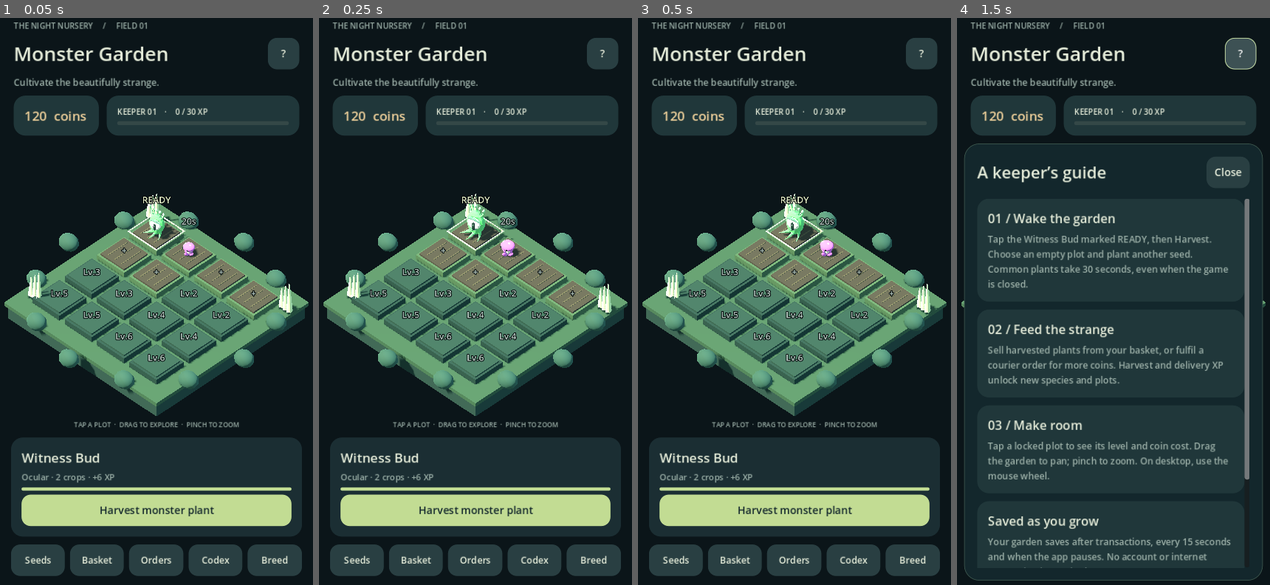
Above: before the commit, frames 1-4 (left to right).
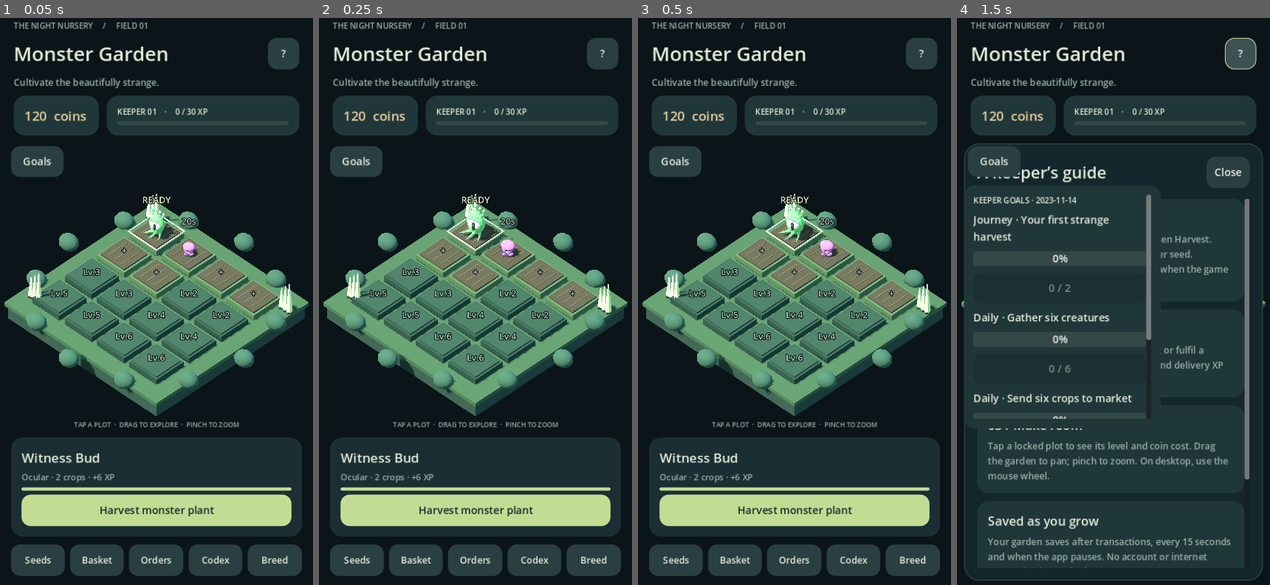
Above: after the commit, the same moments.

Repository: Kashwino/Monster-Garden
Game: Godot game, scene res://scenes/Main.tscn
Two runs of this game, one before a commit and one after it. Both use one fixed random seed, a clock stepped at 60 frames per second and the inputs below.
Inputs:
- Up to frame 1 (0.05 s): no input
- Up to frame 2 (0.25 s): no input
- Up to frame 3 (0.5 s): no input
- Up to frame 4 (1.5 s): click "?" (after the commit: "Goals") at 0.5 s; click "?" at 1.25 s

The runs differ from the first frame. In frame 1, 0.9% of the frame differs, in the area x 3-21%, y 22-28%; in frame 2, 0.9%; in frame 3, 0.9%; in frame 4, 5.3%, in the area x 2-66%, y 24-73%.

Commit message:
feat(quests): add signal-driven progression and three UTC daily goals

Diff:
--- /dev/null
+++ b/data/quests.json
@@ -0,0 +1,308 @@
+[
+  {
+    "id": "keeper_harvest",
+    "title": "Your first strange harvest",
+    "objective": {
+      "type": "harvest",
+      "count": 2,
+      "target": ""
+    },
+    "reward": {
+      "coins": 20,
+      "xp": 5,
+      "seeds": {
+        "witness_bud": 2
+      }
+    },
+    "unlock_level": 1,
+    "after": "",
+    "is_tutorial": false,
+    "focus": "action"
+  },
+  {
+    "id": "keeper_orders",
+    "title": "A parcel for the courier",
+    "objective": {
+      "type": "order",
+      "count": 1,
+      "target": ""
+    },
+    "reward": {
+      "coins": 35,
+      "xp": 10
+    },
+    "unlock_level": 1,
+    "after": "keeper_harvest",
+    "is_tutorial": false,
+    "focus": "action"
+  },
+  {
+    "id": "keeper_graft",
+    "title": "Two lives become one",
+    "objective": {
+      "type": "breed",
+      "count": 1,
+      "target": ""
+    },
+    "reward": {
+      "coins": 50,
+      "xp": 15,
+      "gems": 2
+    },
+    "unlock_level": 2,
+    "after": "keeper_orders",
+    "is_tutorial": false,
+    "focus": "action"
+  },
+  {
+    "id": "keeper_decor",
+    "title": "A place to belong",
+    "objective": {
+      "type": "decoration",
+      "count": 1,
+      "target": ""
+    },
+    "reward": {
+      "coins": 60,
+      "xp": 20
+    },
+    "unlock_level": 2,
+    "after": "keeper_graft",
+    "is_tutorial": false,
+    "focus": "action"
+  },
+  {
+    "id": "keeper_level",
+    "title": "A capable keeper",
+    "objective": {
+      "type": "level",
+      "count": 5,
+      "target": ""
+    },
+    "reward": {
+      "coins": 90,
+      "xp": 20,
+      "gems": 3
+    },
+    "unlock_level": 2,
+    "after": "keeper_decor",
+    "is_tutorial": false,
+    "focus": "action"
+  },
+  {
+    "id": "keeper_master",
+    "title": "A flourishing nursery",
+    "objective": {
+      "type": "harvest",
+      "count": 40,
+      "target": ""
+    },
+    "reward": {
+      "coins": 150,
+      "xp": 40,
+      "gems": 5
+    },
+    "unlock_level": 5,
+    "after": "keeper_level",
+    "is_tutorial": false,
+    "focus": "action"
+  },
+  {
+    "id": "daily_harvest",
+    "title": "Gather six creatures",
+    "objective": {
+      "type": "harvest",
+      "count": 6,
+      "target": ""
+    },
+    "reward": {
+      "coins": 30,
+      "xp": 10,
+      "gems": 1
+    },
+    "unlock_level": 1,
+    "after": "",
+    "is_tutorial": false,
+    "focus": "action",
+    "daily": true
+  },
+  {
+    "id": "daily_sell",
+    "title": "Send six crops to market",
+    "objective": {
+      "type": "sell",
+      "count": 6,
+      "target": ""
+    },
+    "reward": {
+      "coins": 30,
+      "xp": 10,
+      "gems": 1
+    },
+    "unlock_level": 1,
+    "after": "",
+    "is_tutorial": false,
+    "focus": "action",
+    "daily": true
+  },
+  {
+    "id": "daily_orders",
+    "title": "Complete two deliveries",
+    "objective": {
+      "type": "order",
+      "count": 2,
+      "target": ""
+    },
+    "reward": {
+      "coins": 30,
+      "xp": 10,
+      "gems": 1
+    },
+    "unlock_level": 1,
+    "after": "",
+    "is_tutorial": false,
+    "focus": "action",
+    "daily": true
+  },
+  {
+    "id": "daily_breed",
+    "title": "Graft a new seed",
+    "objective": {
+      "type": "breed",
+      "count": 1,
+      "target": ""
+    },
+    "reward": {
+      "coins": 30,
+      "xp": 10,
+      "gems": 1
+    },
+    "unlock_level": 2,
+    "after": "",
+    "is_tutorial": false,
+    "focus": "action",
+    "daily": true
+  },
+  {
+    "id": "daily_decor",
+    "title": "Place a decoration",
+    "objective": {
+      "type": "decoration",
+      "count": 1,
+      "target": ""
+    },
+    "reward": {
+      "coins": 30,
+      "xp": 10,
+      "gems": 1
+    },
+    "unlock_level": 2,
+    "after": "",
+    "is_tutorial": false,
+    "focus": "action",
+    "daily": true
+  },
+  {
+    "id": "daily_discover",
+    "title": "Discover a new species",
+    "objective": {
+      "type": "discover",
+      "count": 1,
+      "target": ""
+    },
+    "reward": {
+      "coins": 30,
+      "xp": 10,
+      "gems": 1
+    },
+    "unlock_level": 2,
+    "after": "",
+    "is_tutorial": false,
+    "focus": "action",
+    "daily": true
+  },
+  {
+    "id": "tutorial_plant",
+    "title": "Choose an empty plot and plant Witness Bud.",
+    "objective": {
+      "type": "plant",
+      "count": 1,
+      "target": ""
+    },
+    "reward": {},
+    "unlock_level": 1,
+    "after": "",
+    "is_tutorial": true,
+    "focus": "plant"
+  },
+  {
+    "id": "tutorial_wait",
+    "title": "Let your new creature grow.",
+    "objective": {
+      "type": "ready",
+      "count": 1,
+      "target": ""
+    },
+    "reward": {},
+    "unlock_level": 1,
+    "after": "",
+    "is_tutorial": true,
+    "focus": "plot"
+  },
+  {
+    "id": "tutorial_harvest",
+    "title": "Harvest your fully grown creature.",
+    "objective": {
+      "type": "harvest",
+      "count": 1,
+      "target": ""
+    },
+    "reward": {},
+    "unlock_level": 1,
+    "after": "",
+    "is_tutorial": true,
+    "focus": "action"
+  },
+  {
+    "id": "tutorial_sell",
+    "title": "Sell one crop from your basket.",
+    "objective": {
+      "type": "sell",
+      "count": 1,
+      "target": ""
+    },
+    "reward": {},
+    "unlock_level": 1,
+    "after": "",
+    "is_tutorial": true,
+    "focus": "basket"
+  },
+  {
+    "id": "tutorial_order",
+    "title": "Fulfil your first courier order.",
+    "objective": {
+      "type": "order",
+      "count": 1,
+      "target": ""
+    },
+    "reward": {},
+    "unlock_level": 1,
+    "after": "",
+    "is_tutorial": true,
+    "focus": "orders"
+  },
+  {
+    "id": "tutorial_breed",
+    "title": "Build a bench and graft your first seed.",
+    "objective": {
+      "type": "breed",
+      "count": 1,
+      "target": ""
+    },
+    "reward": {},
+    "unlock_level": 1,
+    "after": "",
+    "is_tutorial": true,
+    "focus": "breed"
+  }
+]
--- a/project.godot
+++ b/project.godot
@@ -22,6 +22,8 @@
 Breeding="*res://scripts/core/Breeding.gd"
 DiscoveryRewards="*res://scripts/core/DiscoveryRewards.gd"
 
+QuestManager="*res://scripts/core/QuestManager.gd"
+
 [display]
 window/size/viewport_width=480
 window/size/viewport_height=900
--- a/scripts/core/Game.gd
+++ b/scripts/core/Game.gd
@@ -3,7 +3,7 @@
 signal selection_changed(index: int)
 signal restored
 const PLOT_COUNT := 16
-const SAVE_MODULES := {"unlocks":"UnlockManager", "breeding":"Breeding"}
+const SAVE_MODULES := {"unlocks":"UnlockManager", "breeding":"Breeding", "quests":"QuestManager"}
 var plots: Array[Dictionary] = []
 var selected_plot: int = 0
 var discovered: Array[String] = []
--- /dev/null
+++ b/scripts/core/QuestManager.gd
@@ -0,0 +1,105 @@
+extends Node
+signal changed
+signal objective_completed(id: String)
+var definitions: Dictionary = {}
+var progress: Dictionary = {}
+var claimed: Array[String] = []
+var daily_ids: Array[String] = []
+var utc_date := ""
+var tutorial_active_id := ""
+var _midnight: Timer
+
+func _ready() -> void:
+	var rows: Array = JSON.parse_string(FileAccess.get_file_as_string("res://data/quests.json")) as Array
+	for row: Dictionary in rows:
+		definitions[row.id] = row
+	Events.crop_harvested.connect(func(id: String, n: int, _genes: Dictionary) -> void: record("harvest", n, id))
+	Events.crop_planted.connect(func(_i: int, id: String) -> void: record("plant", 1, id))
+	Events.crop_sold.connect(func(id: String, n: int, _coins: int) -> void: record("sell", n, id))
+	Events.order_fulfilled.connect(func(_id: String) -> void: record("order", 1))
+	Events.bred.connect(func(id: String, fresh: bool) -> void:
+		record("breed", 1, id)
+		if fresh: record("breed_new", 1, id))
+	Events.species_discovered.connect(func(id: String) -> void: record("discover", 1, id))
+	Events.decoration_placed.connect(func(id: String) -> void: record("decoration", 1, id))
+	Events.plot_ready.connect(func(_i: int) -> void: record("ready", 1))
+	LevelXP.leveled_up.connect(func(level: int) -> void: record("level", level))
+	_midnight = Timer.new()
+	_midnight.one_shot = true
+	_midnight.timeout.connect(func() -> void: reconcile(); Game.persist())
+	add_child(_midnight)
+
+func is_active(id: String) -> bool:
+	var q: Dictionary = definitions.get(id, {})
+	if q.is_empty() or claimed.has(id) or LevelXP.level < int(q.unlock_level): return false
+	if bool(q.get("is_tutorial", false)): return id == tutorial_active_id
+	if bool(q.get("daily", false)): return daily_ids.has(id)
+	return String(q.after).is_empty() or claimed.has(String(q.after))
+
+func active_quests() -> Array[Dictionary]:
+	var result: Array[Dictionary] = []
+	for id: String in definitions:
+		if is_active(id) and not bool(definitions[id].is_tutorial): result.append(definitions[id])
+	return result
+
+func record(kind: String, amount: int, target: String = "") -> void:
+	for id: String in definitions:
+		if not is_active(id): continue
+		var objective: Dictionary = definitions[id].objective
+		if objective.type != kind or (String(objective.target) != "" and objective.target != target): continue
+		var previous := int(progress.get(id, 0))
+		progress[id] = mini(int(objective.count), maxi(previous, amount) if kind == "level" else previous+amount)
+		if previous < int(objective.count) and int(progress[id]) >= int(objective.count): objective_completed.emit(id)
+	changed.emit()
+
+func can_claim(id: String) -> bool:
+	return is_active(id) and int(progress.get(id, 0)) >= int(definitions[id].objective.count)
+
+func claim(id: String) -> bool:
+	if not can_claim(id): return false
+	claimed.append(id) # Set before rewards/signals so re-entrant claims cannot duplicate grants.
+	var reward: Dictionary = definitions[id].reward
+	Economy.earn(int(reward.get("coins", 0)))
+	LevelXP.add_xp(int(reward.get("xp", 0)))
+	var seeds: Dictionary = reward.get("seeds", {})
+	for species_id: String in seeds:
+		Inventory.add_seed(species_id, Catalog.get_species(species_id).genes, int(seeds[species_id]))
+	var premium := get_node_or_null("/root/Premium")
+	if premium != null: premium.earn(int(reward.get("gems", 0)))
+	Events.quest_claimed.emit(id)
+	record("level", LevelXP.level)
+	changed.emit()
+	Game.persist()
+	return true
+
+func reconcile(at: float = -1) -> void:
+	var now := Game.now() if at < 0 else at
+	var date := Time.get_date_string_from_unix_time(int(now))
+	# Never roll back a daily rotation if the device clock moves backwards.
+	if date > utc_date:
+		for id: String in definitions:
+			if bool(definitions[id].get("daily", false)):
+				progress.erase(id)
+				claimed.erase(id)
+		utc_date = date
+		var pool: Array[String] = []
+		for id: String in definitions:
+			if bool(definitions[id].get("daily", false)) and LevelXP.level >= int(definitions[id].unlock_level): pool.append(id)
+		var generator := RandomNumberGenerator.new()
+		generator.seed = date.hash()
+		daily_ids.clear()
+		while daily_ids.size() < 3 and not pool.is_empty():
+			var index := generator.randi_range(0, pool.size()-1)
+			daily_ids.append(pool[index]); pool.remove_at(index)
+		changed.emit()
+	record("level", LevelXP.level)
+	_midnight.start(maxf(1, 86400-fposmod(now,86400)))
+
+func snapshot() -> Dictionary:
+	return {"progress":progress.duplicate(true), "claimed":claimed.duplicate(), "daily_ids":daily_ids.duplicate(), "utc_date":utc_date}
+func restore(data: Dictionary) -> void:
+	progress = data.get("progress", {}).duplicate(true)
+	claimed.assign(data.get("claimed", []))
+	daily_ids.assign(data.get("daily_ids", []))
+	utc_date = String(data.get("utc_date", ""))
+	reconcile()
--- a/scripts/core/SaveManager.gd
+++ b/scripts/core/SaveManager.gd
@@ -1,7 +1,7 @@
 extends Node
 ## Only persistence interface: save_data(payload) and load_data().
 ## Backend seam: a future cloud adapter must keep local durability first.
-const VERSION := 4
+const VERSION := 5
 var save_path: String = OS.get_environment("MONSTER_GARDEN_SAVE_PATH") if OS.has_environment("MONSTER_GARDEN_SAVE_PATH") else "user://garden.json"
 var write_blocked: bool = false
 
@@ -66,4 +66,7 @@
 		migrated["seeds"] = []
 		migrated["breeding"] = {"bench_owned":false, "total_bred":0, "last_result":{}}
 		migrated["schema_version"] = 4
+	if int(migrated.schema_version) < 5:
+		migrated["quests"] = {}
+		migrated["schema_version"] = 5
 	return migrated
--- a/scripts/ui/HUD.gd
+++ b/scripts/ui/HUD.gd
@@ -39,6 +39,7 @@
 	_build_footer()
 	_build_modal()
 	_build_toast()
+	_build_goals()
 	Game.restored.connect(_on_restored)
 	Game.selection_changed.connect(func(_i: int) -> void: _refresh())
 	Game.plot_changed.connect(func(_i: int) -> void: _refresh())
@@ -396,3 +397,15 @@
 	if seconds < 3600:
 		return "%dm %02ds" % [seconds / 60, seconds % 60]
 	return "%dh %02dm" % [seconds / 3600, (seconds % 3600) / 60]
+
+func _build_goals() -> void:
+	var goals := PanelContainer.new()
+	goals.set_script(preload("res://scripts/ui/QuestPanel.gd"))
+	goals.position=Vector2(12,280)
+	goals.size=Vector2(300,370)
+	_root.add_child(goals)
+	goals.hide()
+	var toggle := _button("Goals",func() -> void: goals.visible=not goals.visible)
+	toggle.position=Vector2(18,220)
+	toggle.custom_minimum_size=Vector2(80,44)
+	_root.add_child(toggle)
--- /dev/null
+++ b/scripts/ui/QuestPanel.gd
@@ -0,0 +1,48 @@
+extends PanelContainer
+var _list: VBoxContainer
+var _pending := false
+func _ready() -> void:
+	custom_minimum_size = Vector2(300, 360)
+	var style := StyleBoxFlat.new()
+	style.bg_color=Color("20373a")
+	style.set_corner_radius_all(16)
+	style.set_content_margin_all(14)
+	add_theme_stylebox_override("panel",style)
+	var scroll := ScrollContainer.new()
+	scroll.horizontal_scroll_mode=ScrollContainer.SCROLL_MODE_DISABLED
+	add_child(scroll)
+	_list=VBoxContainer.new()
+	_list.size_flags_horizontal=Control.SIZE_EXPAND_FILL
+	_list.add_theme_constant_override("separation",10)
+	scroll.add_child(_list)
+	QuestManager.changed.connect(_queue)
+	Game.restored.connect(_queue)
+	_queue()
+func _queue() -> void:
+	if not _pending:
+		_pending=true
+		call_deferred("_rebuild")
+func _rebuild() -> void:
+	_pending=false
+	for child: Node in _list.get_children():
+		_list.remove_child(child);child.queue_free()
+	var title:=Label.new()
+	title.text="KEEPER GOALS · " + QuestManager.utc_date
+	title.add_theme_font_size_override("font_size",12)
+	_list.add_child(title)
+	for quest: Dictionary in QuestManager.active_quests():
+		var label:=Label.new()
+		label.text=("Daily · " if bool(quest.get("daily",false)) else "Journey · ")+String(quest.title)
+		label.autowrap_mode=TextServer.AUTOWRAP_WORD_SMART
+		_list.add_child(label)
+		var bar:=ProgressBar.new()
+		bar.max_value=int(quest.objective.count)
+		bar.value=int(QuestManager.progress.get(quest.id,0))
+		bar.custom_minimum_size.y=12
+		_list.add_child(bar)
+		var claim:=Button.new()
+		claim.text="Claim reward" if QuestManager.can_claim(quest.id) else "%d / %d" % [bar.value,bar.max_value]
+		claim.custom_minimum_size.y=42
+		claim.disabled=not QuestManager.can_claim(quest.id)
+		claim.pressed.connect(func() -> void: QuestManager.claim(quest.id))
+		_list.add_child(claim)
--- a/tests/phase2_tests.gd
+++ b/tests/phase2_tests.gd
@@ -14,6 +14,7 @@
 	var unlock := root.get_node("UnlockManager")
 	var save := root.get_node("SaveManager")
 	var game := root.get_node("Game")
+	unlock.granted.clear()
 	check(catalog.species.size() == 120 and catalog.families.size() == 10, "120 species / ten families")
 	check(catalog.errors.is_empty(), "catalog references and unlocks validate")
 	var level_count := 0
@@ -53,6 +54,21 @@
 	check(game.plant_seed(2,inventory.seeds[0].key), "bred seed plants without another purchase")
 	check(game.plots[2].genes==result.genes, "planted offspring retains genes")
 	breeding.recipes=original_recipes
+	var quests := root.get_node("QuestManager")
+	quests.restore({})
+	check(quests.daily_ids.size()==3, "exactly three UTC daily goals")
+	quests.record("harvest", 2, "witness_bud")
+	check(quests.can_claim("keeper_harvest"), "harvest signal objective becomes claimable")
+	check(quests.claim("keeper_harvest") and not quests.claim("keeper_harvest"), "quest rewards can only be claimed once")
+	quests.record("order",1)
+	check(quests.can_claim("keeper_orders"), "quest chain unlocks its successor")
+	quests.claim("keeper_orders")
+	var old_date: String=quests.utc_date
+	quests.reconcile(game.now()+86400)
+	check(quests.utc_date>old_date and quests.daily_ids.size()==3, "daily goals rotate on next UTC date")
+	check(quests.claimed.has("keeper_harvest"), "daily rotation preserves progression claims")
+	quests.reconcile(game.now())
+	check(quests.utc_date>old_date, "clock rollback cannot reclaim yesterday’s daily rewards")
 	# Reload all earlier schemas through the only save interface.
 	for name: String in ["foundation_v1.json", "art_v2.json"]:
 		var original: Dictionary = JSON.parse_string(FileAccess.get_file_as_string("res://tests/fixtures/"+name)) as Dictionary
